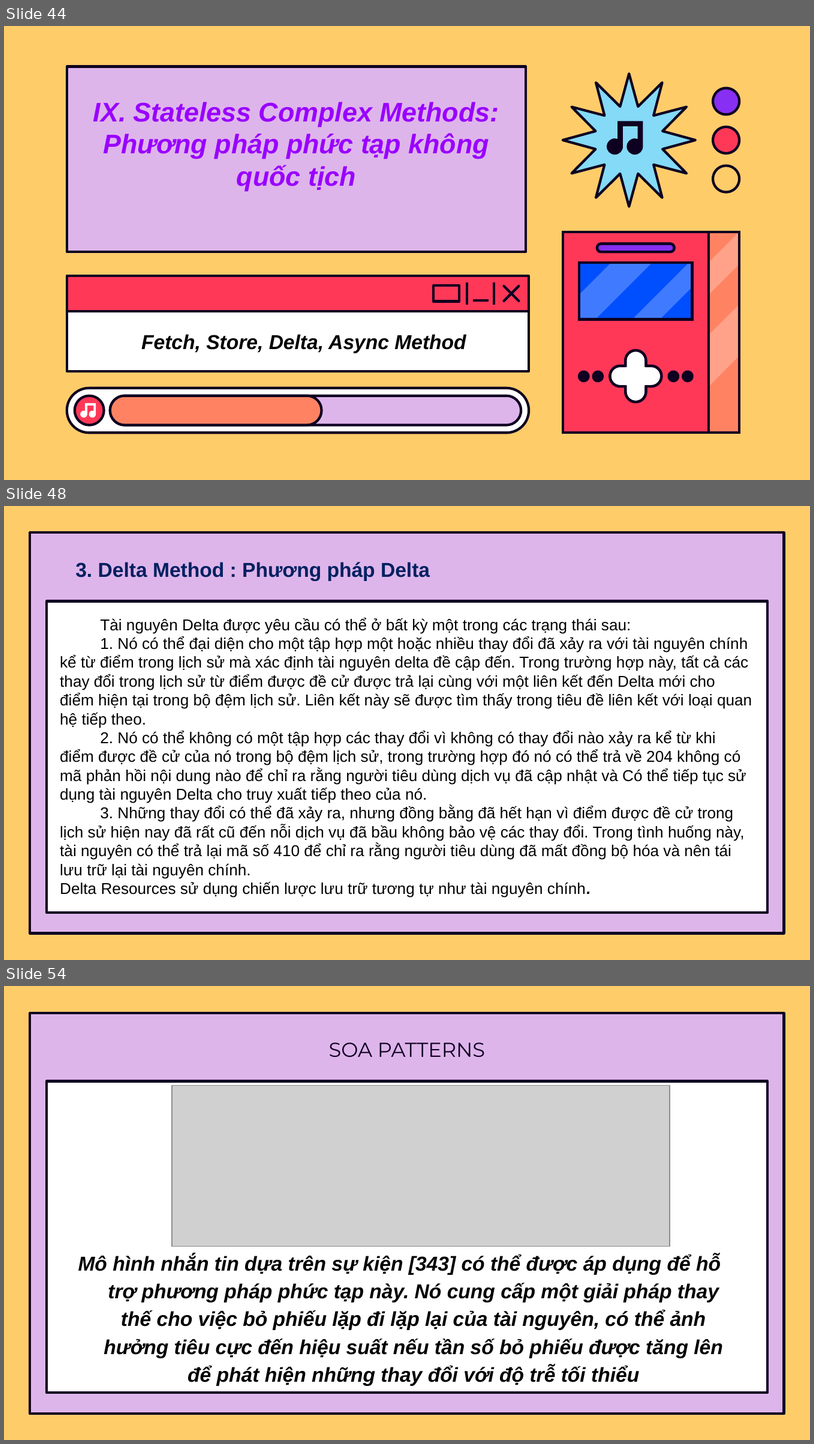
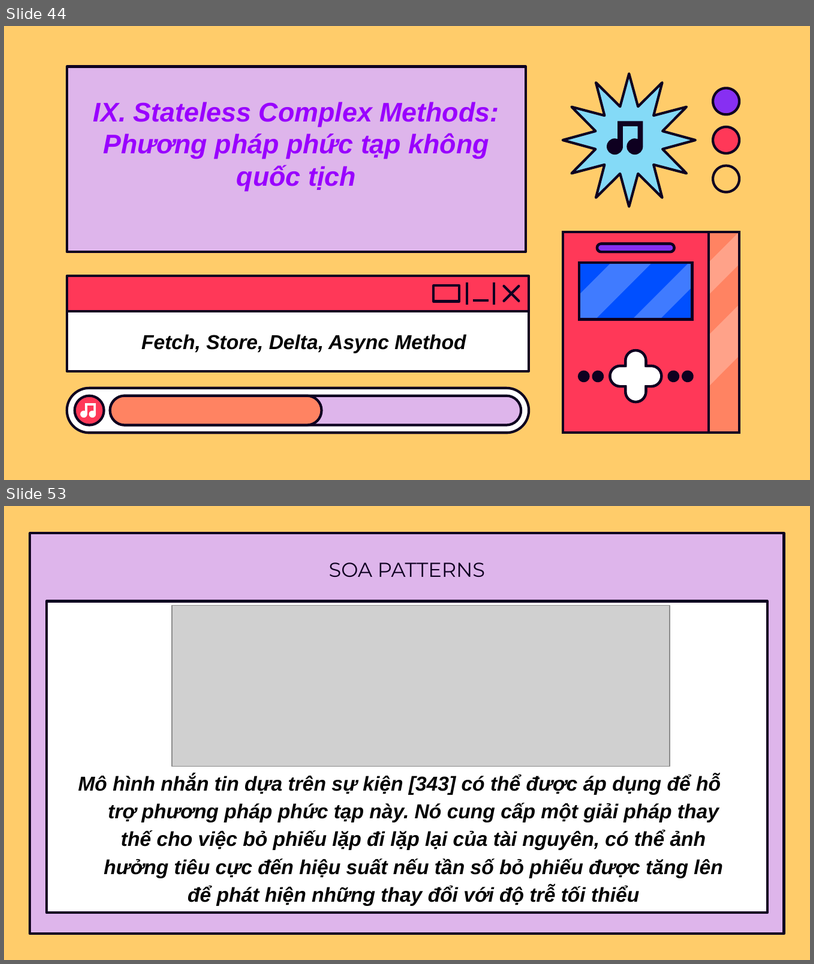
Before and after one commit to thinhotwp1/N1_14, a slide deck: 9.pptx. Shown one above the other, each under a label of ours: slides 44, 48 and 54 before the commit, slides 44 and 53 after it; the slides between them are not shown. The pictures are 814x1444 and 814x964 pixels, drawn with LibreOffice and Linux fonts; fonts in the diff are those of the drawing; grey boxes stand for pictures. Boxes give left, top, right and bottom in pixels: in the first picture for what was removed or moved away, otherwise in the second. Text is boxed around its words. In the diff, an @@ line names an element or a change of style, - is before the commit and + after.

```diff
--- a/9.pptx
+++ b/9.pptx
@@ slide 48 removed at <box>4,506,810,960</box>, background #FFCC6A; not listed: 1 template element that a slide beside it also shows @@
@@ rectangle removed at <box>30,532,784,933</box> @@
@@ title removed at <box>75,562,430,580</box> @@
-3. Delta Method : Phương pháp Delta
@@ text removed at <box>60,618,752,897</box> @@
-Tài nguyên Delta được yêu cầu có thể ở bất kỳ một trong các trạng thái sau:
-1. Nó có thể đại diện cho một tập hợp một hoặc nhiều thay đổi đã xảy ra với tài nguyên chính kể từ điểm trong lịch sử mà xác định tài nguyên delta đề cập đến. Trong trường hợp này, tất cả các thay đổi trong lịch sử từ điểm được đề cử được trả lại cùng với một liên kết đến Delta mới cho điểm hiện tại trong bộ đệm lịch sử. Liên kết này sẽ được tìm thấy trong tiêu đề liên kết với loại quan hệ tiếp theo.
-2. Nó có thể không có một tập hợp các thay đổi vì không có thay đổi nào xảy ra kể từ khi điểm được đề cử của nó trong bộ đệm lịch sử, trong trường hợp đó nó có thể trả về 204 không có mã phản hồi nội dung nào để chỉ ra rằng người tiêu dùng dịch vụ đã cập nhật và Có thể tiếp tục sử dụng tài nguyên Delta cho truy xuất tiếp theo của nó.
-3. Những thay đổi có thể đã xảy ra, nhưng đồng bằng đã hết hạn vì điểm được đề cử trong lịch sử hiện nay đã rất cũ đến nỗi dịch vụ đã bầu không bảo vệ các thay đổi. Trong tình huống này, tài nguyên có thể trả lại mã số 410 để chỉ ra rằng người tiêu dùng đã mất đồng bộ hóa và nên tái lưu trữ lại tài nguyên chính.
-Delta Resources sử dụng chiến lược lưu trữ tương tự như tài nguyên chính.
@@ what was slide 54 is now slide 53 @@
```
Also in this commit, not shown: 18 slides changed.
